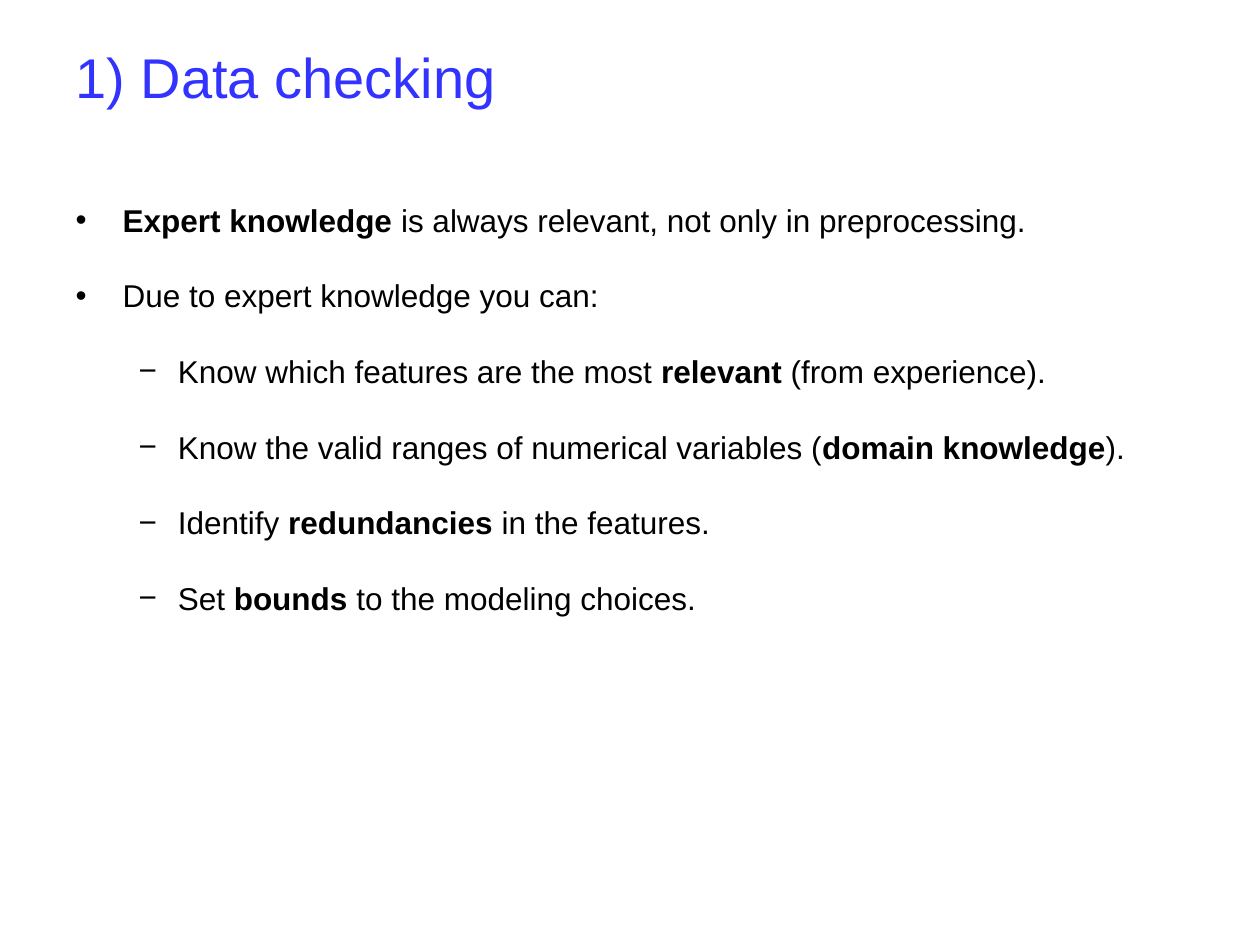
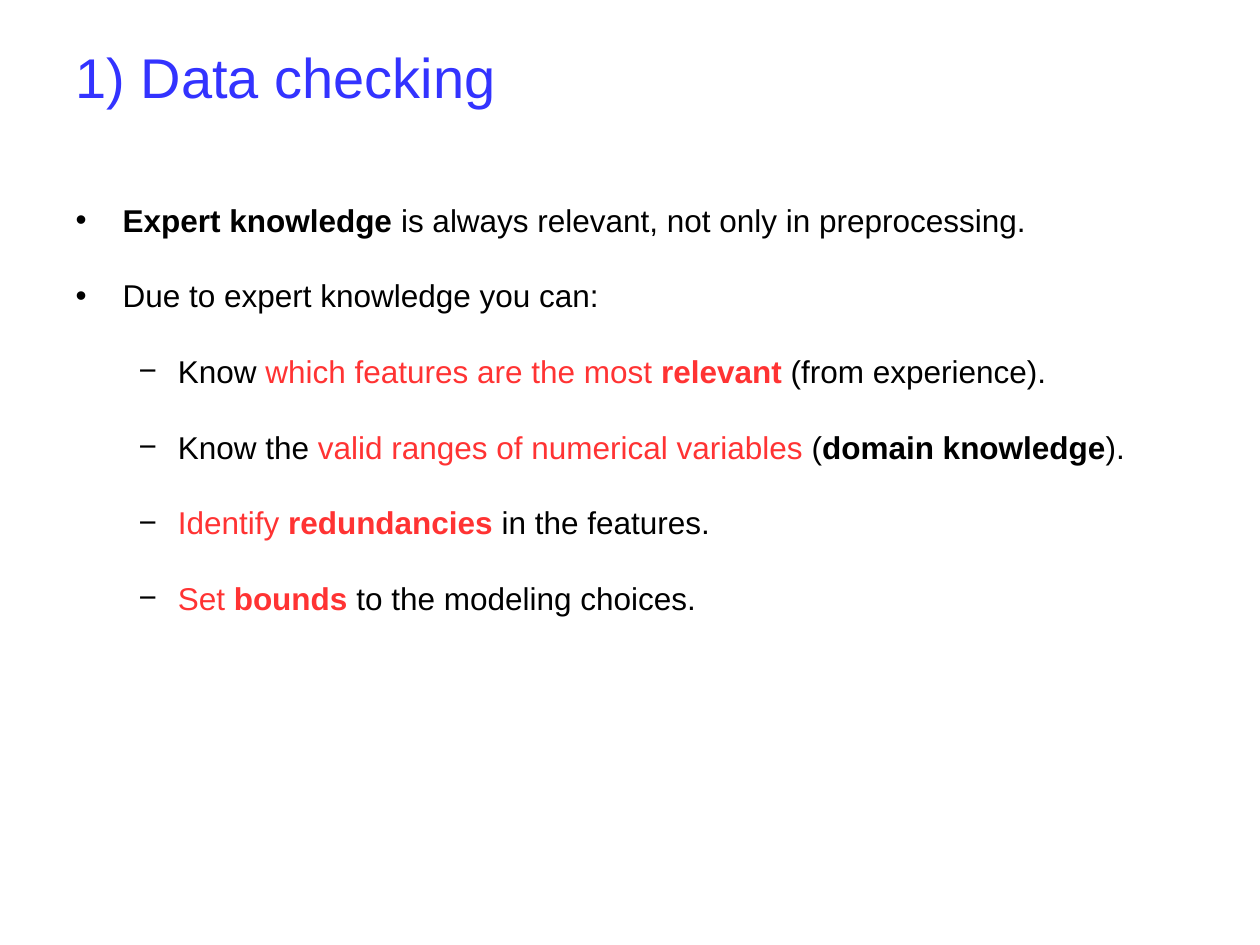
Before and after one commit to ceelch/Introduction_ML_2019_BCAM_preprocessing, a slide deck: slide 14 of Slides/Preprocessing-2019.odp. Drawn at 1260x945 pixels with LibreOffice and Linux fonts; fonts in the diff are those of the drawing; background and template pictures are left out. Boxes give left, top, right and bottom in pixels: in the first picture for what was removed or moved away, otherwise in the second. Text is boxed around its words. In the diff, an @@ line names an element or a change of style, - is before the commit and + after.

```diff
--- a/Slides/Preprocessing-2019.odp
+++ b/Slides/Preprocessing-2019.odp
@@ text at [178, 360, 1125, 616]: text colour #000000 to #FF3333 in "which features are the most relevant", "valid ranges of numerical variables", "Identify redundancies", "Set bounds" @@
```
Also in this commit, not shown: 1 other slide changed, 1 other file.
